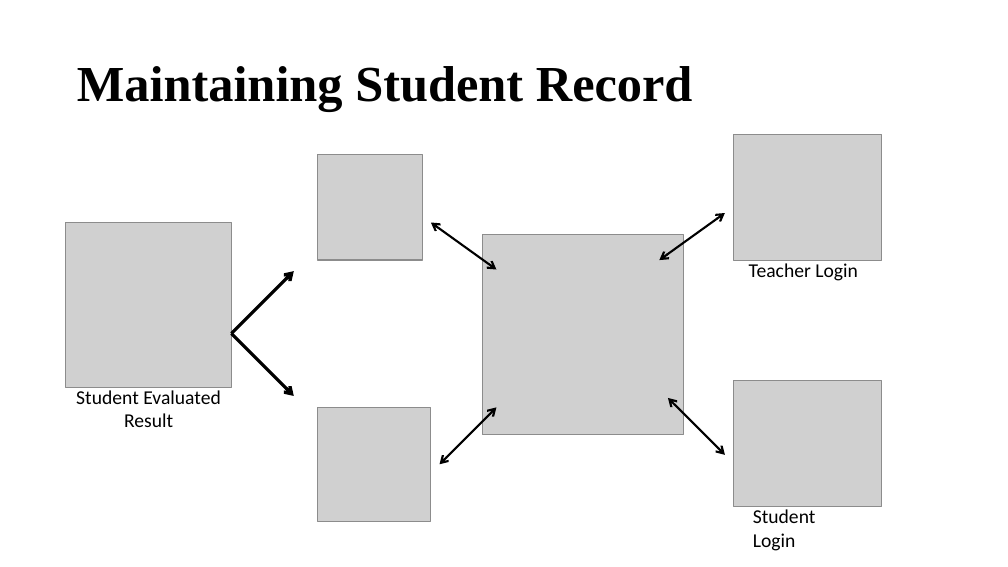
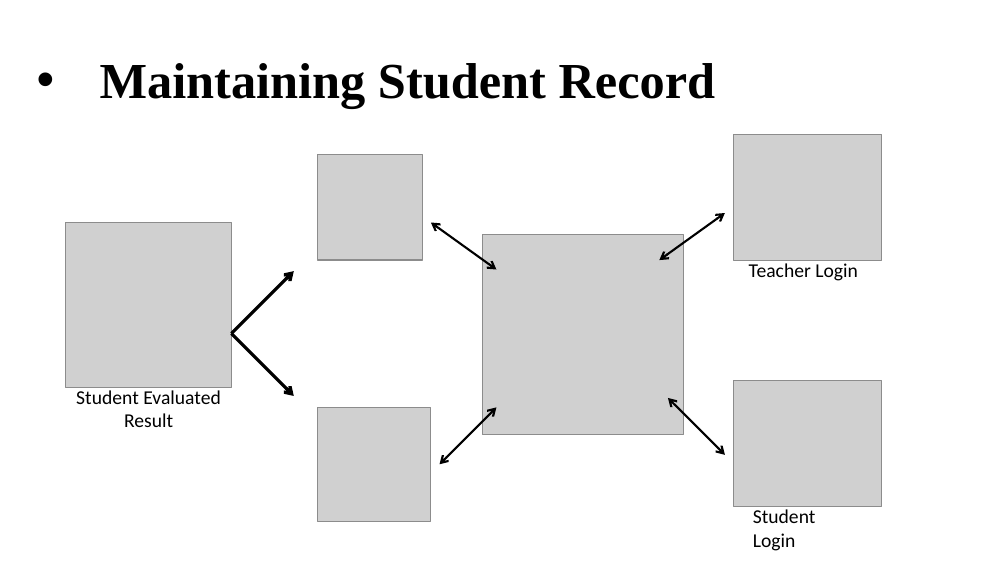
Before and after one commit to imakathuria/Examination-System-PPT, a slide deck: slide 26 of Git_Major.pptx. Drawn at 1008x567 pixels with LibreOffice and Linux fonts; fonts in the diff are those of the drawing; grey boxes stand for pictures. Boxes give left, top, right and bottom in pixels: in the first picture for what was removed or moved away, otherwise in the second. Text is boxed around its words. In the diff, an @@ line names an element or a change of style, - is before the commit and + after.

```diff
--- a/Git_Major.pptx
+++ b/Git_Major.pptx
@@ title "Maintaining Student Record": place and size @@
-title "Maintaining Student Record" at box(77, 66, 693, 111)
+title "Maintaining Student Record" at box(100, 63, 716, 109)
@@ title "Maintaining Student Record" at box(100, 63, 716, 109): bullet none to • @@
```
Also in this commit, not shown: 14 other slides changed, 1 slide added, 1 slide removed.
